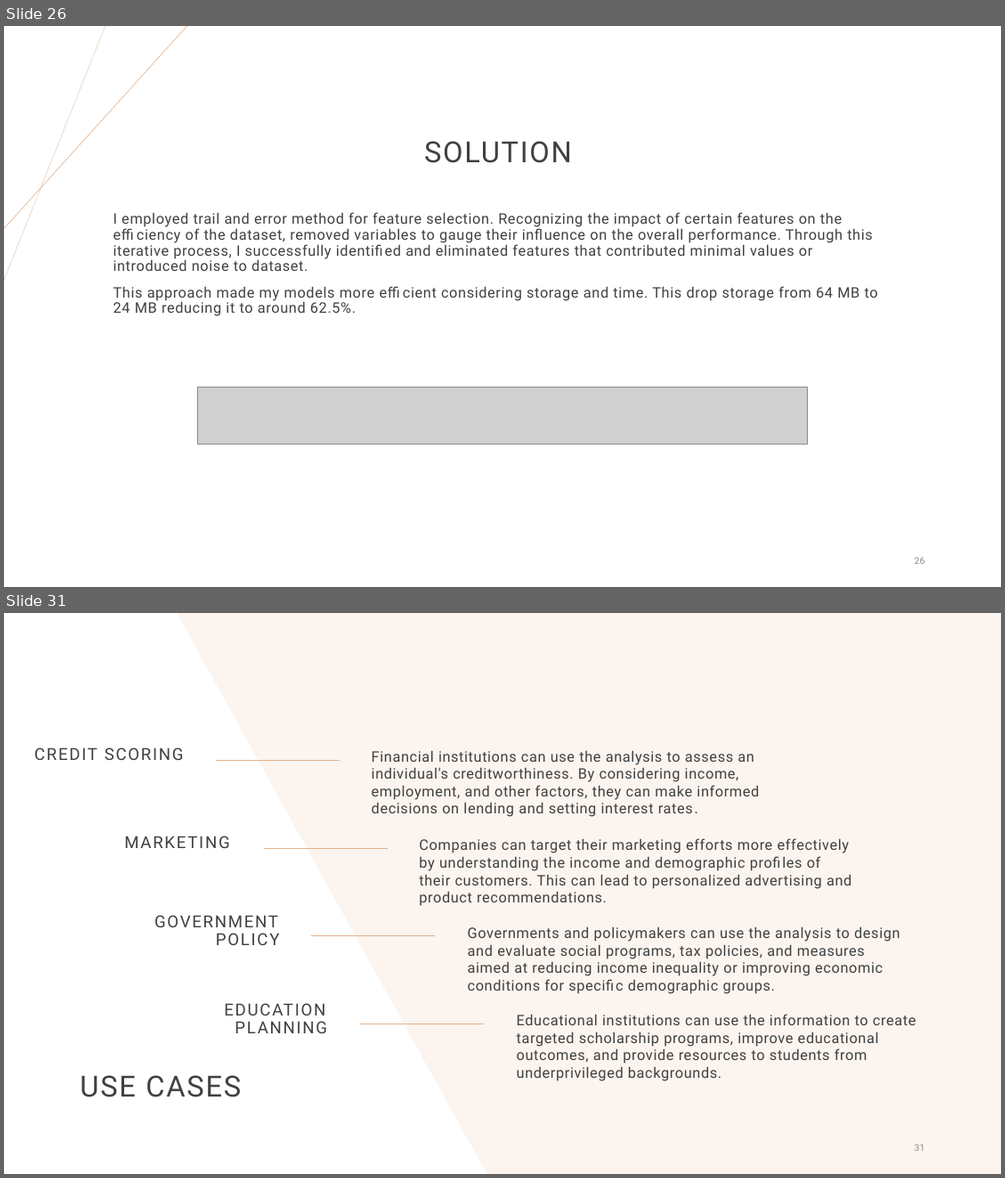
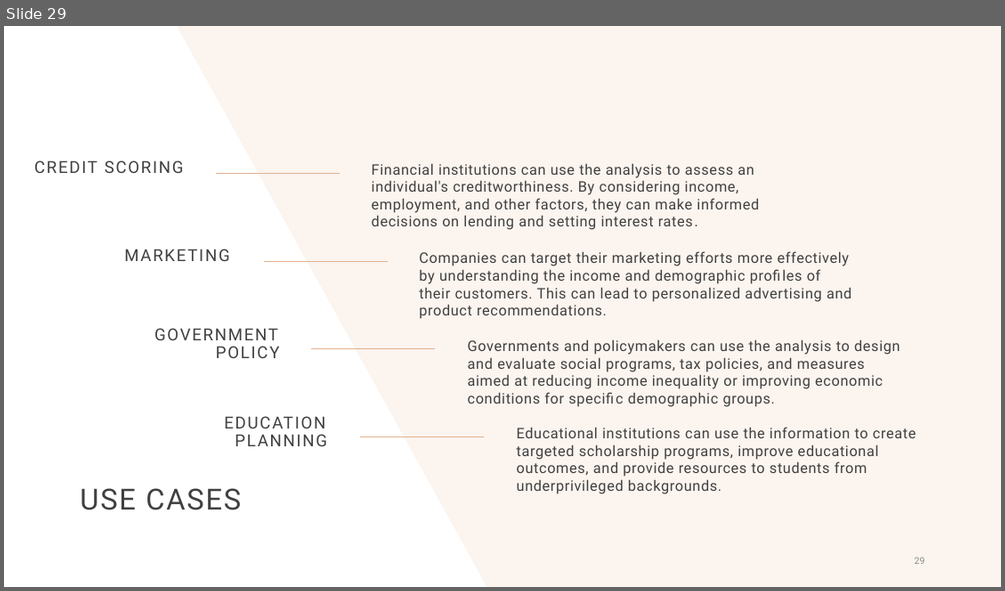
Before and after one commit to Hetansh-patel/Income-Prediction-With-R, a slide deck: R Project.pptx. Shown one above the other, each under a label of ours: slides 26 and 31 before the commit, slide 29 after it; the slides between them are not shown. The pictures are 1005x1178 and 1005x591 pixels, drawn with LibreOffice and Linux fonts; fonts in the diff are those of the drawing; grey boxes stand for pictures. Boxes give left, top, right and bottom in pixels: in the first picture for what was removed or moved away, otherwise in the second. Text is boxed around its words. In the diff, an @@ line names an element or a change of style, - is before the commit and + after.

```diff
--- a/R Project.pptx
+++ b/R Project.pptx
@@ slide 26 removed at <box>4,26,1001,587</box>, background #FFFFFF @@
@@ line removed from (105, 26) to (4, 281) @@
@@ line removed from (187, 26) to (4, 229) @@
@@ title removed at <box>424,141,572,163</box> @@
-SOLUTION
@@ text removed at <box>113,212,878,316</box> @@
-I employed trail and error method for feature selection. Recognizing the impact of certain features on the efficiency of the dataset, removed variables to gauge their influence on the overall performance. Through this iterative process, I successfully identified and eliminated features that contributed minimal values or introduced noise to dataset.
-This approach made my models more efficient considering storage and time. This drop storage from 64 MB to 24 MB reducing it to around 62.5%.
@@ picture removed at <box>198,386,807,443</box> @@
@@ page number removed at <box>914,556,925,564</box> @@
-26
@@ what was slide 31 is now slide 29 @@
@@ page number at <box>914,556,925,564</box>: text changed @@
-31
+29
```
Also in this commit, not shown: 9 slides changed, 11 slides added, 12 other slides removed.
